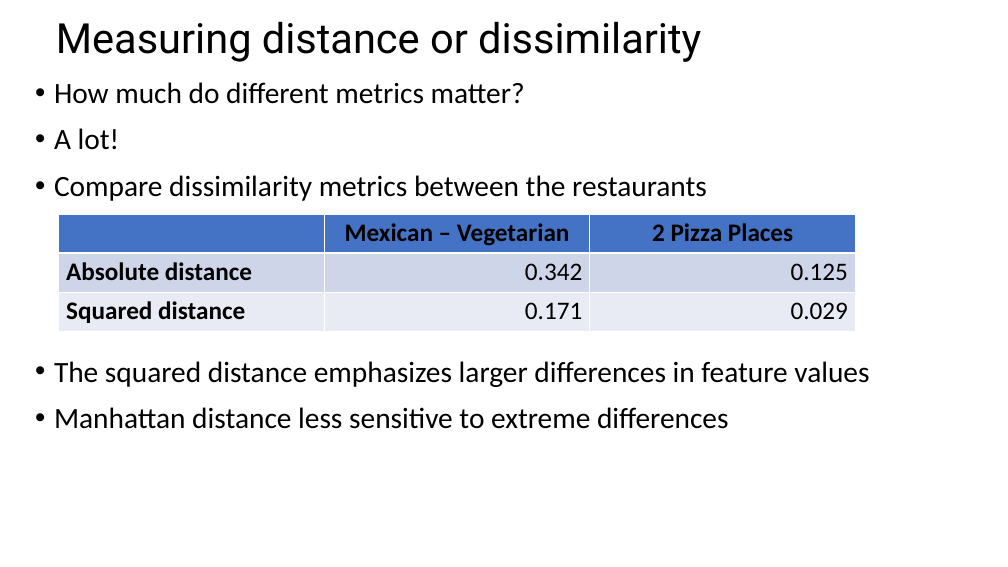
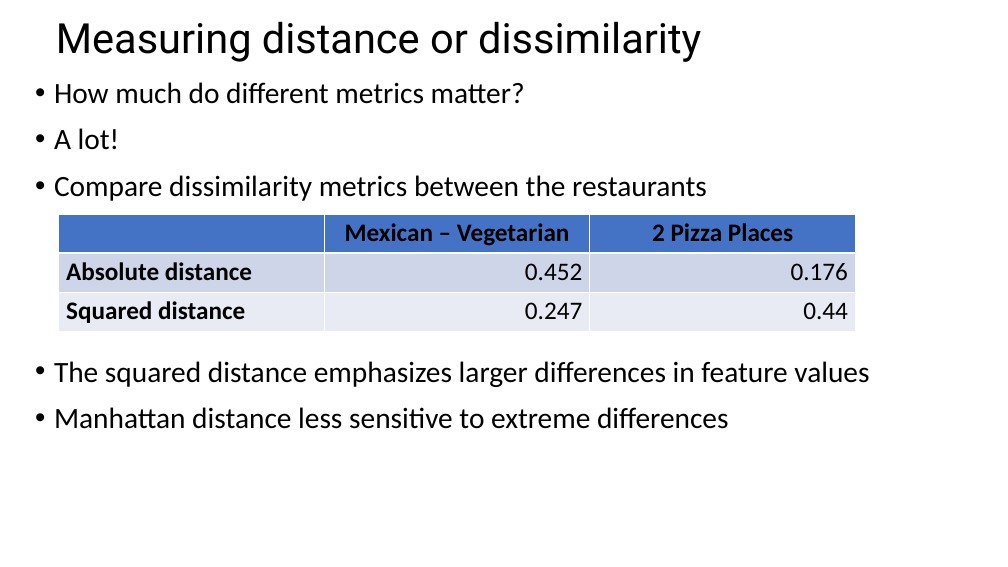
Before and after one commit to StephenElston/CSCI-E-108, a slide deck: slide 20 of slides/4_DistanceAndSimilarityMeasures.pptx. Drawn at 1008x567 pixels with LibreOffice and Linux fonts; fonts in the diff are those of the drawing. Boxes give left, top, right and bottom in pixels: in the first picture for what was removed or moved away, otherwise in the second. Text is boxed around its words. In the diff, an @@ line names an element or a change of style, - is before the commit and + after.

```diff
--- a/slides/4_DistanceAndSimilarityMeasures.pptx
+++ b/slides/4_DistanceAndSimilarityMeasures.pptx
@@ table at <box>59,214,855,331</box> @@
-row 2, column 2: 0.342
+row 2, column 2: 0.452
-row 2, column 3: 0.125
+row 2, column 3: 0.176
-row 3, column 2: 0.171
+row 3, column 2: 0.247
-row 3, column 3: 0.029
+row 3, column 3: 0.44
```
Also in this commit, not shown: 4 other slides changed, 1 slide added.
